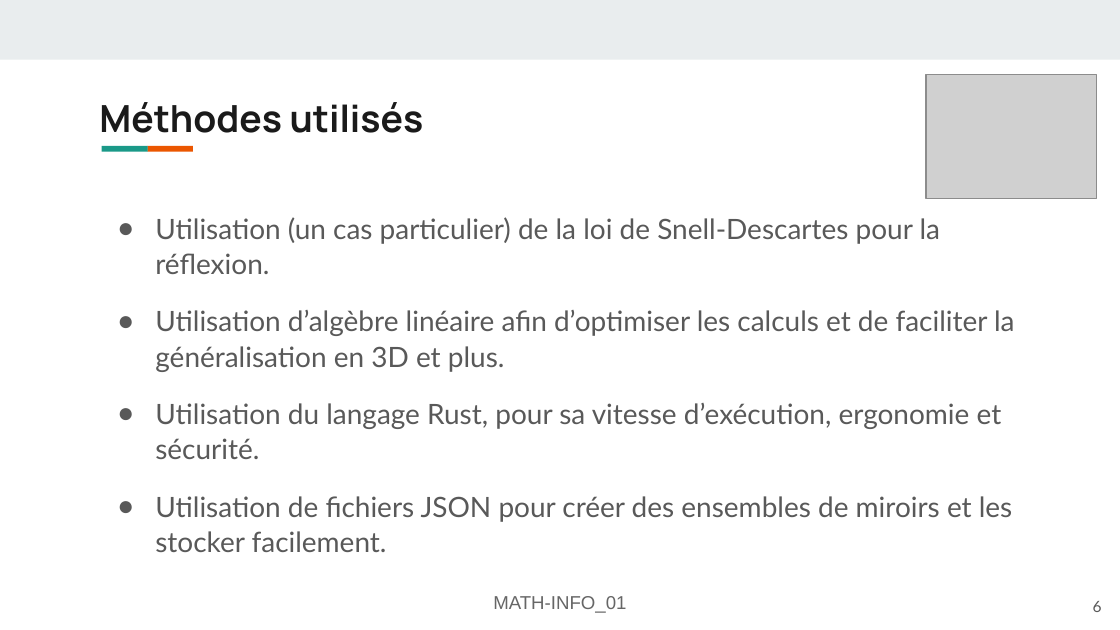
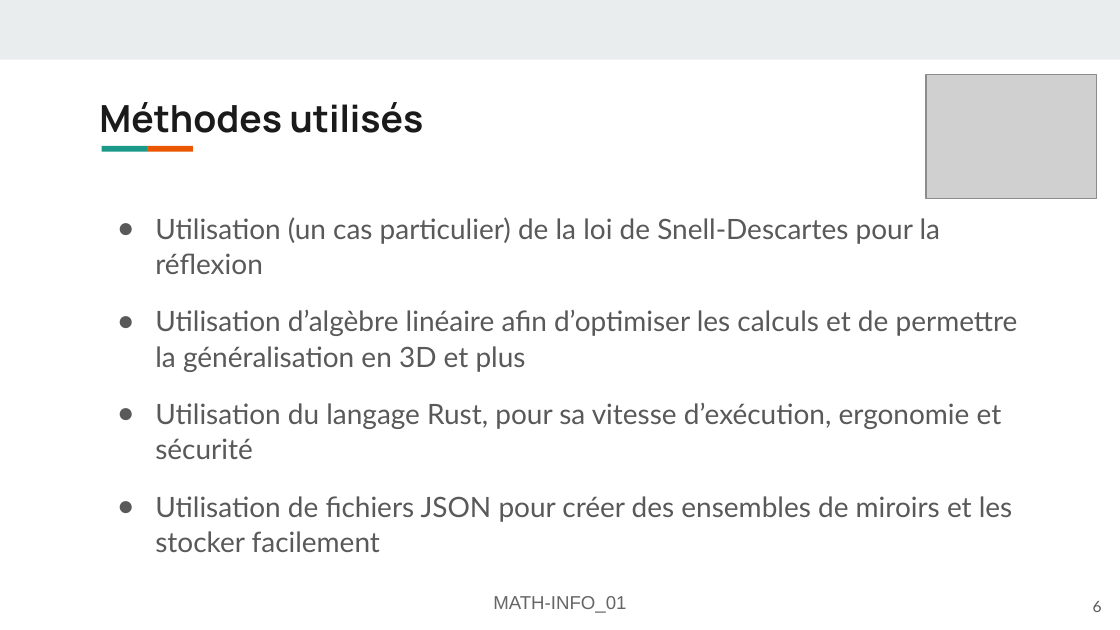
Before and after one commit to FlashOnFire/MirrorVerse, a slide deck: slide 6 of project_managment/pres2/MATH-INFO_01-Présentation-mirror-verse.odp. Drawn at 1120x630 pixels with LibreOffice and Linux fonts; fonts in the diff are those of the drawing; grey boxes stand for pictures. Boxes give left, top, right and bottom in pixels: in the first picture for what was removed or moved away, otherwise in the second. Text is boxed around its words. In the diff, an @@ line names an element or a change of style, - is before the commit and + after.

```diff
--- a/project_managment/pres2/MATH-INFO_01-Présentation-mirror-verse.odp
+++ b/project_managment/pres2/MATH-INFO_01-Présentation-mirror-verse.odp
@@ text at <box>155,217,1018,552</box>: text changed @@
-● Utilisation (un cas particulier) de la loi de Snell-Descartes pour la réflexion.
-● Utilisation d’algèbre linéaire afin d’optimiser les calculs et de faciliter la généralisation en 3D et plus.
-● Utilisation du langage Rust, pour sa vitesse d’exécution, ergonomie et sécurité.
-● Utilisation de fichiers JSON pour créer des ensembles de miroirs et les stocker facilement.
+● Utilisation (un cas particulier) de la loi de Snell-Descartes pour la réflexion
+● Utilisation d’algèbre linéaire afin d’optimiser les calculs et de permettre la généralisation en 3D et plus
+● Utilisation du langage Rust, pour sa vitesse d’exécution, ergonomie et sécurité
+● Utilisation de fichiers JSON pour créer des ensembles de miroirs et les stocker facilement
```
Also in this commit, not shown: 7 other slides changed, 2 slides added, 1 slide removed, 1 other file.
